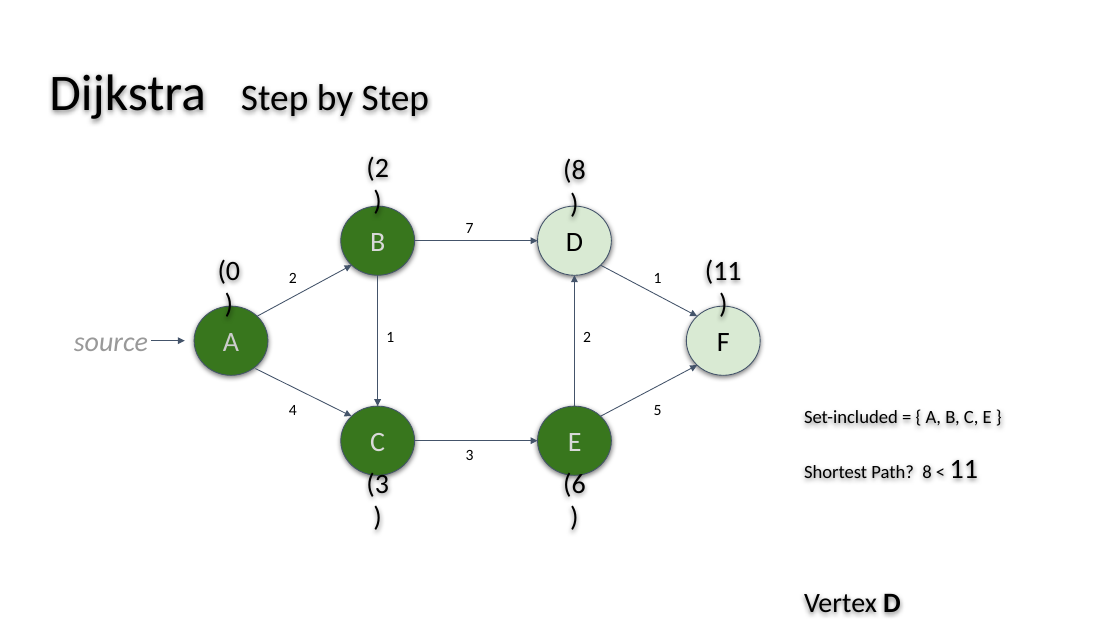
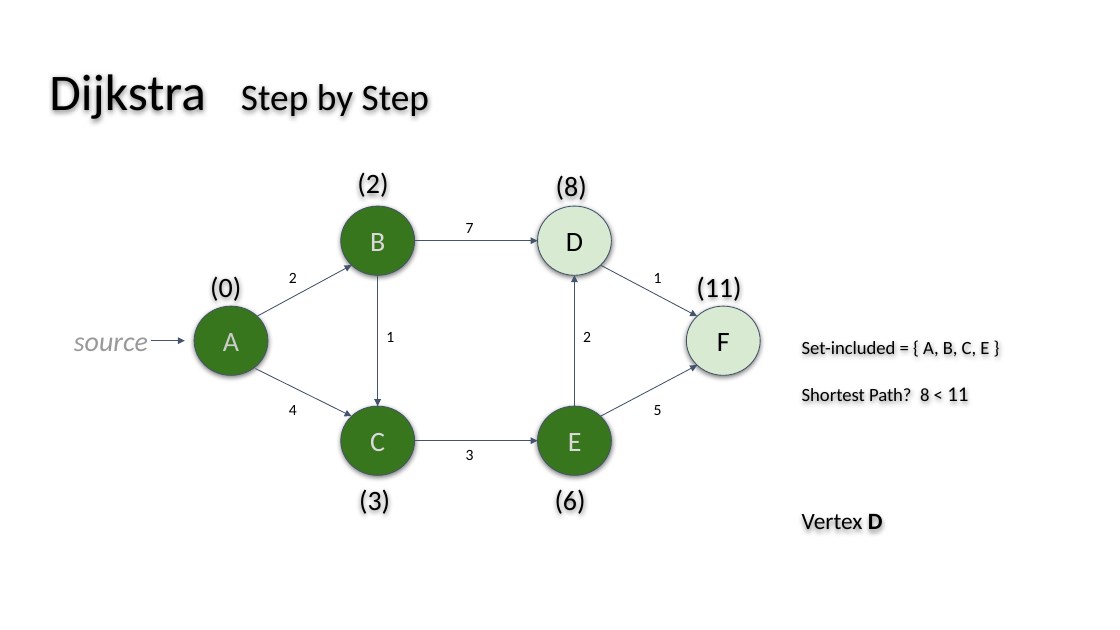
Before and after one commit to wslatts/Dijkstra_AStar_Presentation, a slide deck: slide 11 of Slides_Part2_AlgorithmAnalysis.pptx. Drawn at 1120x630 pixels with LibreOffice and Linux fonts; fonts in the diff are those of the drawing. Boxes give left, top, right and bottom in pixels: in the first picture for what was removed or moved away, otherwise in the second. Text is boxed around its words. In the diff, an @@ line names an element or a change of style, - is before the commit and + after.

Commit message:
Add files via upload
updated formatting changes

```diff
--- a/Slides_Part2_AlgorithmAnalysis.pptx
+++ b/Slides_Part2_AlgorithmAnalysis.pptx
@@ text "(2)" rewrapped from (366,157,389,181) to (357,173,388,197) @@
@@ text "(8)" rewrapped from (563,159,586,183) to (556,176,587,200) @@
@@ text "(0)" rewrapped from (218,260,241,284) to (210,277,241,301) @@
@@ text "(11)" rewrapped from (705,259,742,284) to (696,276,741,301) @@
@@ text "Set-included = { A, B, ...": place and size @@
-text "Set-included = { A, B, ..." at (804,410,992,619)
+text "Set-included = { A, B, ..." at (802,341,989,536)
@@ text at (802,387,968,536): size 24 to 18 pt in "11"; size 24 to 20 pt in "Vertex D" @@
@@ text "(3)" rewrapped from (366,470,389,500) to (359,490,390,514) @@
@@ text "(6)" rewrapped from (563,470,586,500) to (555,489,586,514) @@
```
Also in this commit, not shown: 14 other slides changed.
